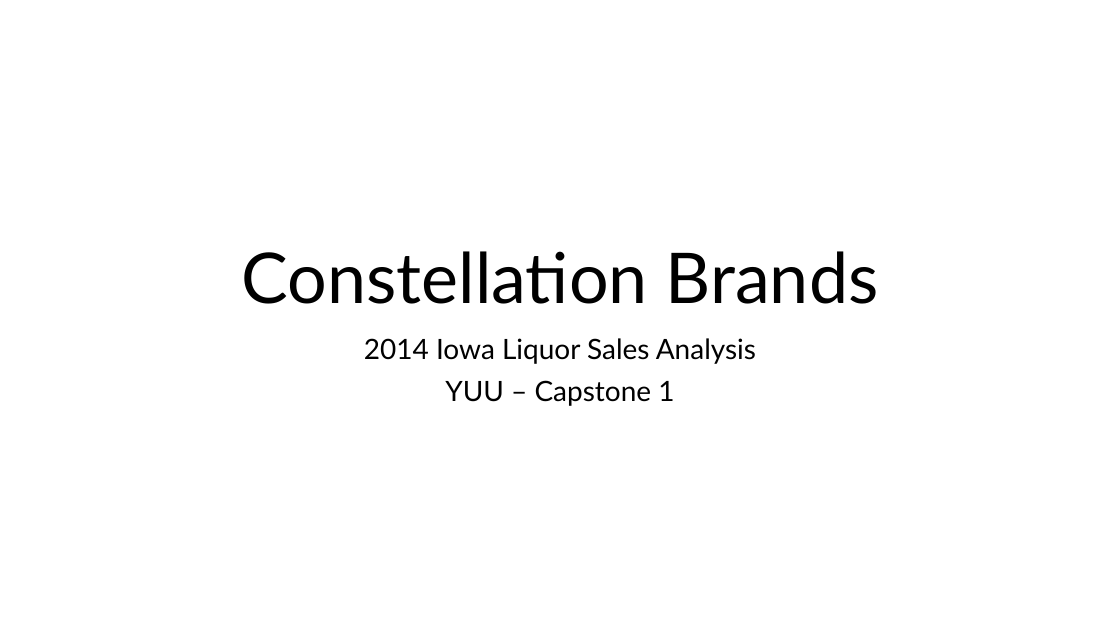
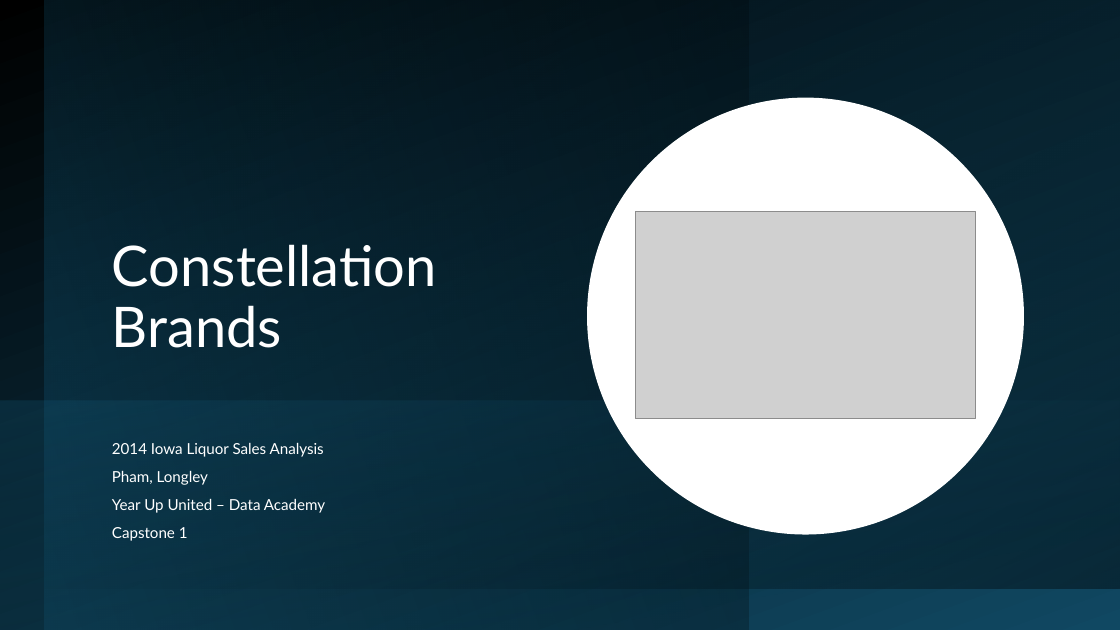
Before and after one commit to ltpham123/data-analytics, a slide deck: slide 1 of week-04/Pham_liquor_sales_presentation.pptx. Drawn at 1120x630 pixels with LibreOffice and Linux fonts; fonts in the diff are those of the drawing; grey boxes stand for pictures. Boxes give left, top, right and bottom in pixels: in the first picture for what was removed or moved away, otherwise in the second. Text is boxed around its words. In the diff, an @@ line names an element or a change of style, - is before the commit and + after.

```diff
--- a/week-04/Pham_liquor_sales_presentation.pptx
+++ b/week-04/Pham_liquor_sales_presentation.pptx
@@ rectangle added at [0,0,1120,630], fill gradient #000000 to #104862 @@
@@ rectangle added at [45,0,749,630], fill gradient #104862 to #000000 @@
@@ rectangle added at [45,0,1120,589], fill gradient #156082 to #000000 @@
@@ title "Constellation Brands": place and size @@
-title "Constellation Brands" at [242,251,879,304]
+title "Constellation Brands" at [112,244,437,348]
@@ title "Constellation Brands" at [112,244,437,348]: size 60 to 48 pt, text colour #000000 to #FFFFFF; alignment centre to left @@
@@ ellipse added at [587,97,1024,534], fill #FFFFFF @@
@@ picture added at [635,211,975,418] @@
@@ rectangle added at [0,400,1120,630], fill gradient #156082 to #0B3041 @@
@@ subtitle "2014 Iowa Liquor Sales Analysis": place and size @@
-subtitle "2014 Iowa Liquor Sales Analysis" at [364,338,756,406]
+subtitle "2014 Iowa Liquor Sales Analysis" at [112,442,325,541]
@@ subtitle at [112,442,324,457]: size 24 to 13 pt, text colour #000000 to #FFFFFF in "2014 Iowa Liquor Sales Analysis"; alignment centre to left @@
@@ subtitle at [112,470,325,541]: text changed; size 24 to 13 pt; text colour #000000 to #FFFFFF @@
-YUU – Capstone 1
+Pham, Longley
+Year Up United – Data Academy
+Capstone 1
```
Also in this commit, not shown: 11 other slides changed.
